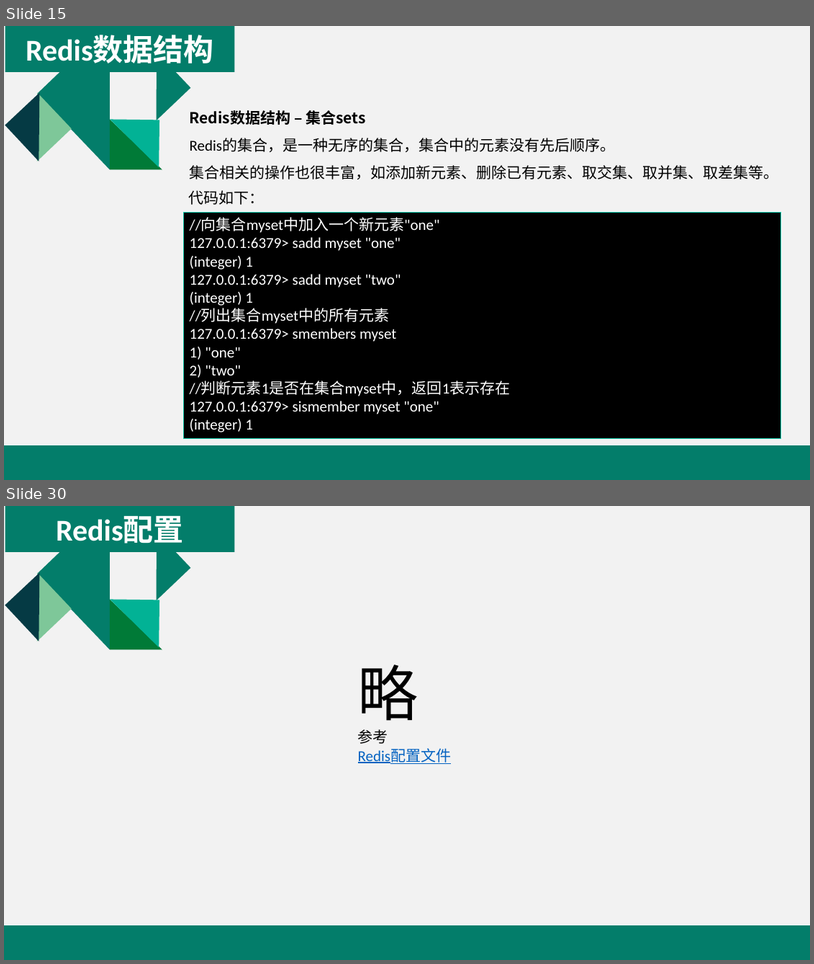
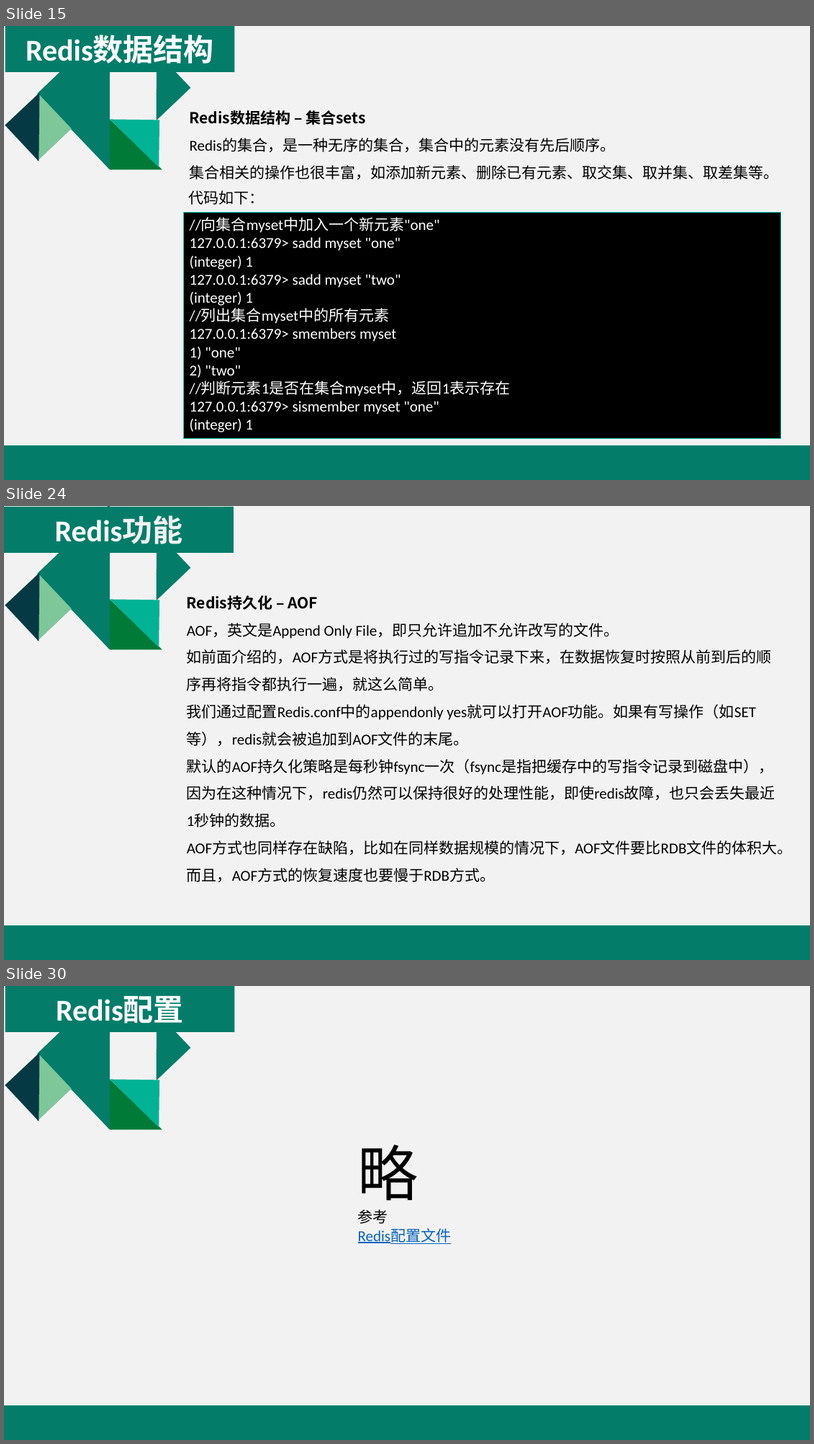
Before and after one commit to yuanhongqiu/baobaotao, a slide deck: taotao-manage/taotao-manage-web/src/main/resources/Redis介绍.pptx. Shown one above the other, each under a label of ours: slides 15 and 30 before the commit, slides 15, 24 and 30 after it; the slides between them are not shown. The pictures are 814x964 and 814x1444 pixels, drawn with LibreOffice and Linux fonts; fonts in the diff are those of the drawing. Boxes give left, top, right and bottom in pixels: in the first picture for what was removed or moved away, otherwise in the second. Text is boxed around its words. In the diff, an @@ line names an element or a change of style, - is before the commit and + after.

```diff
--- a/taotao-manage/taotao-manage-web/src/main/resources/Redis介绍.pptx
+++ b/taotao-manage/taotao-manage-web/src/main/resources/Redis介绍.pptx
@@ slide 24 added at (4,506,810,960), background #F2F2F2; not listed: 6 template elements that a slide beside it also shows @@
@@ rectangle added at (4,507,234,553), fill #037D6A, 36 pt, text #FFFFFF, bold @@
+Redis功能
@@ text added at (187,595,793,882), 18 pt, text #000000 @@
+Redis持久化 – AOF
+AOF，英文是Append Only File，即只允许追加不允许改写的文件。
+如前面介绍的，AOF方式是将执行过的写指令记录下来，在数据恢复时按照从前到后的顺序再将指令都执行一遍，就这么简单。
+我们通过配置Redis.conf中的appendonly yes就可以打开AOF功能。如果有写操作（如SET等），redis就会被追加到AOF文件的末尾。
+默认的AOF持久化策略是每秒钟fsync一次（fsync是指把缓存中的写指令记录到磁盘中），因为在这种情况下，redis仍然可以保持很好的处理性能，即使redis故障，也只会丢失最近1秒钟的数据。
+AOF方式也同样存在缺陷，比如在同样数据规模的情况下，AOF文件要比RDB文件的体积大。而且，AOF方式的恢复速度也要慢于RDB方式。
@@ rectangle added at (4,925,810,960), fill #037D6A @@
```
Also in this commit, not shown: 17 slides changed, 7 other slides added, 11 slides removed.
